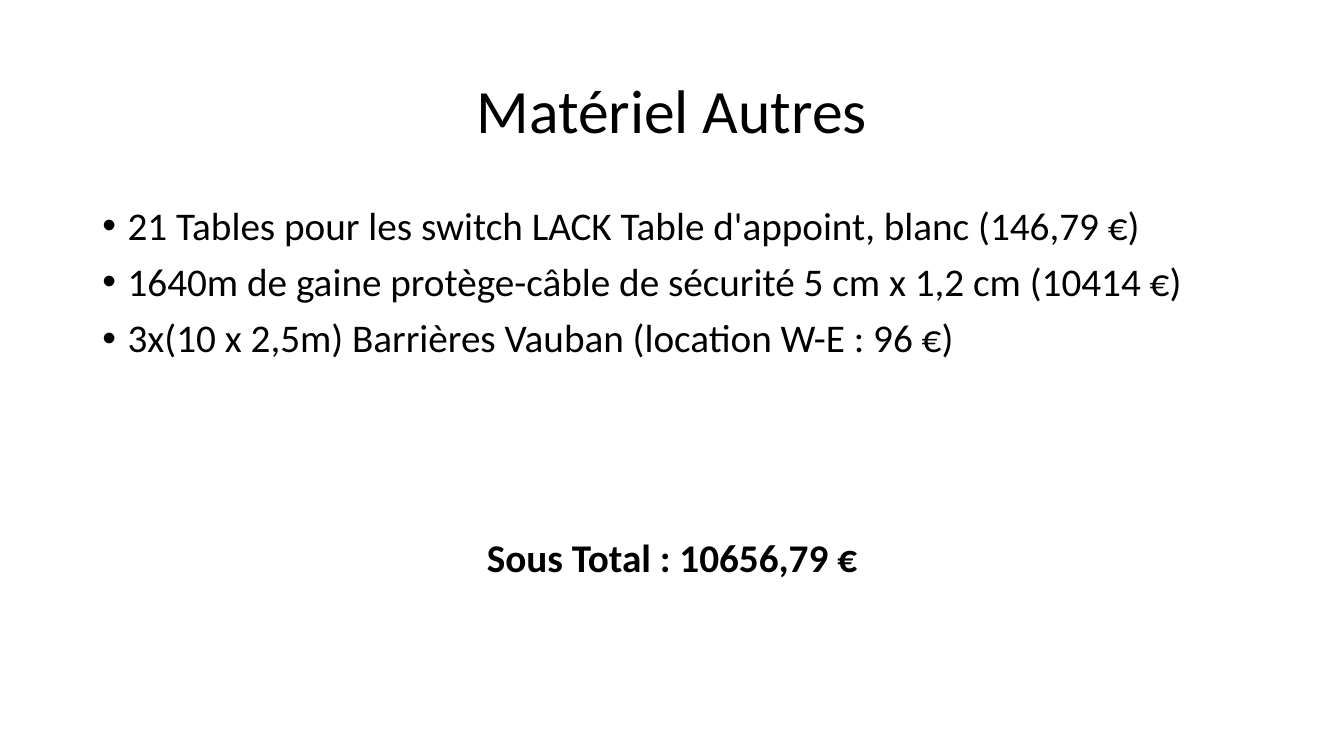
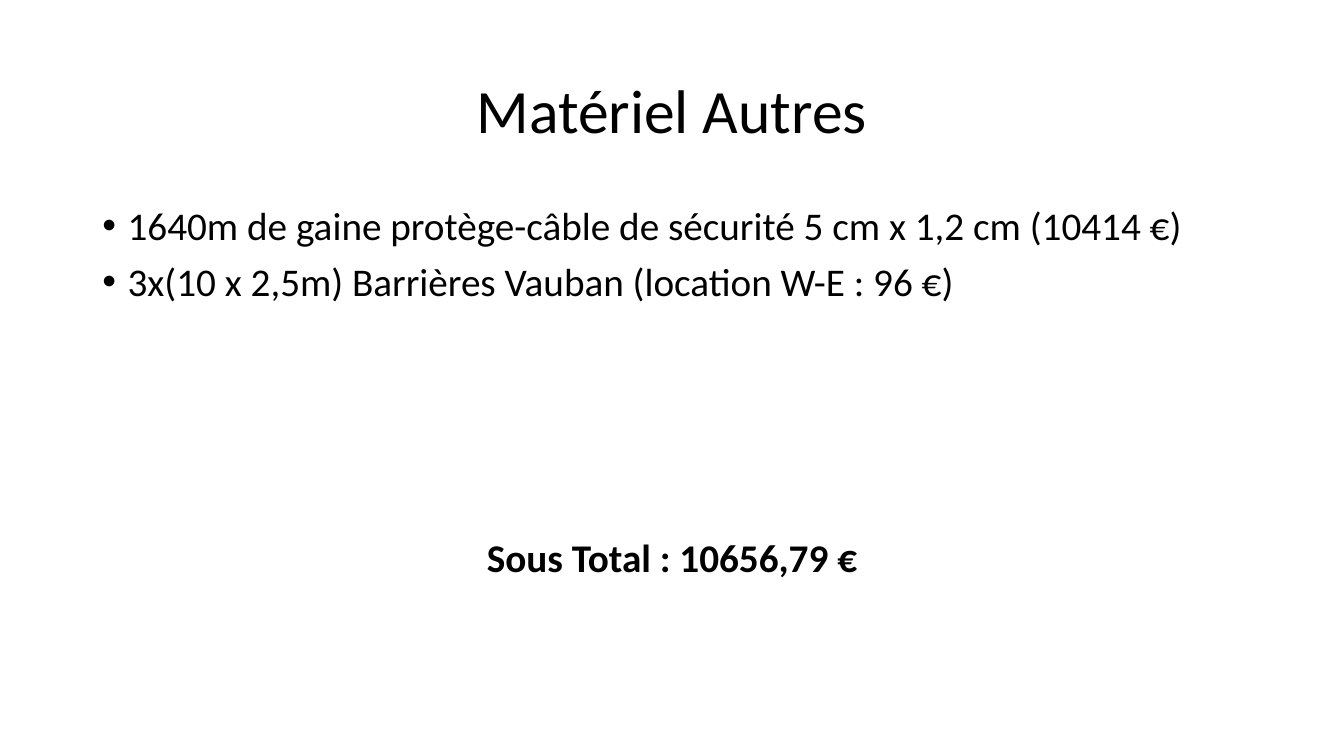
Before and after one commit to Exia-Jellyfish/UE-2-Ces-Esport-GRP1, a slide deck: slide 5 of Projet_Réseau/Projet 2.pptx. Drawn at 1344x756 pixels with LibreOffice and Linux fonts; fonts in the diff are those of the drawing. Boxes give left, top, right and bottom in pixels: in the first picture for what was removed or moved away, otherwise in the second. Text is boxed around its words. In the diff, an @@ line names an element or a change of style, - is before the commit and + after.

```diff
--- a/Projet_Réseau/Projet 2.pptx
+++ b/Projet_Réseau/Projet 2.pptx
@@ text at bbox=[128, 211, 1099, 247]: paragraph removed @@
-• 21 Tables pour les switch LACK Table d'appoint, blanc (146,79 €)
```
Also in this commit, not shown: 2 other slides changed, 1 other file.
